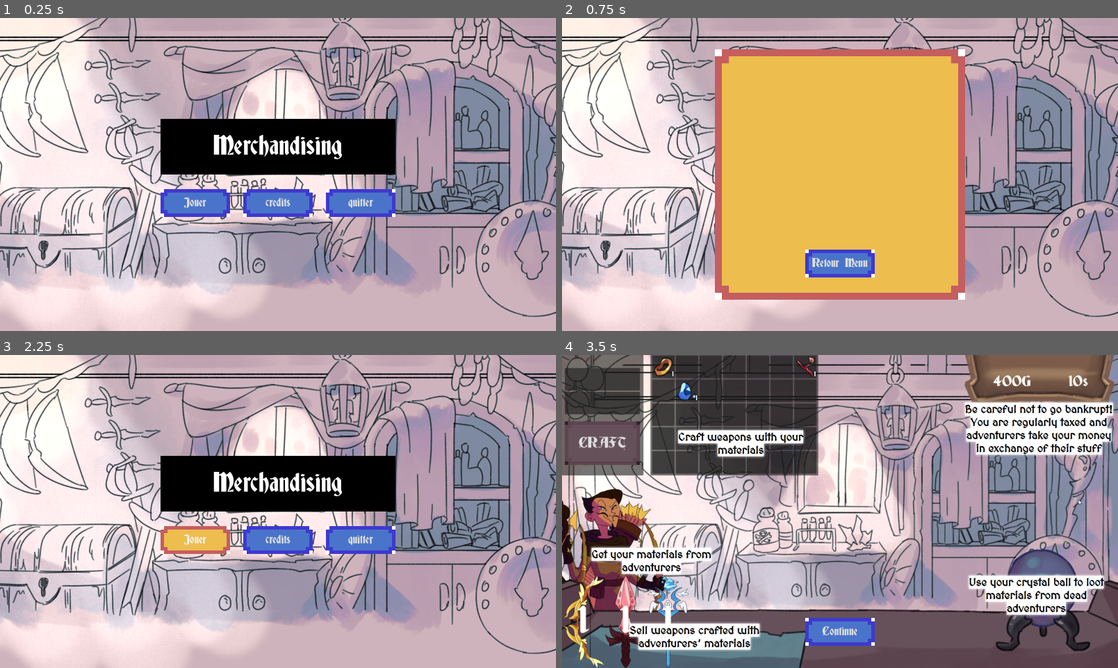
Above: before the commit, frames 1-4 (two rows, left to right).
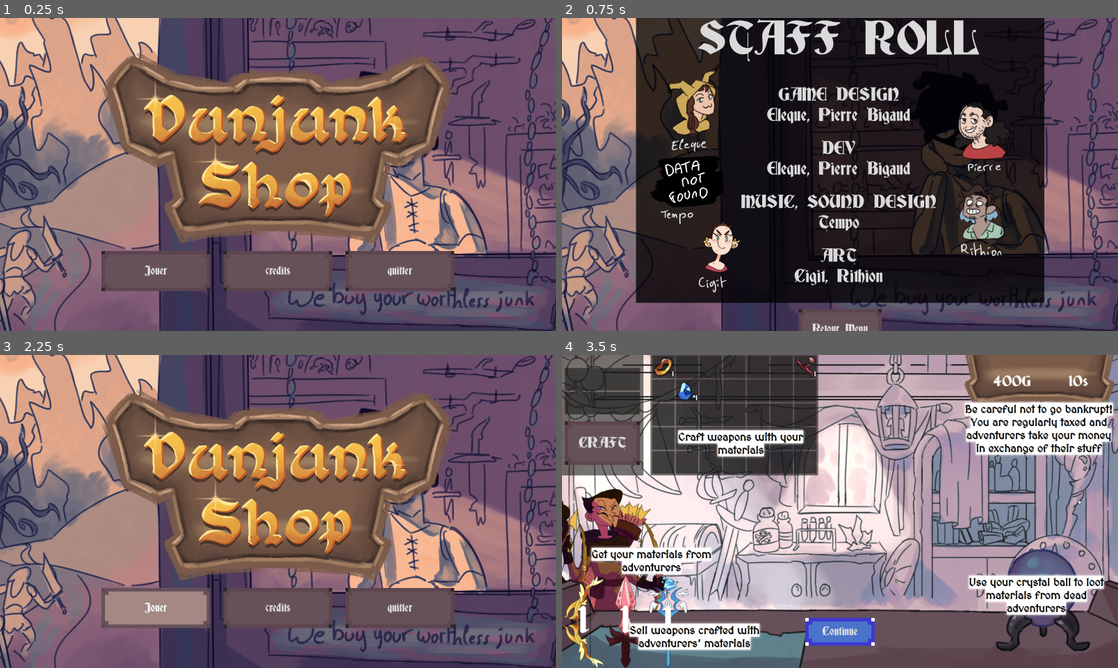
Above: after the commit, the same moments.

Repository: electron35/GMTK_Jam_Dunjunk_shop
Game: Godot game, scene res://GMTK_Jam/menuScene.tscn
Two runs of this game, one before a commit and one after it. Both use one fixed random seed, a clock stepped at 60 frames per second and the inputs below. The engine's default icon, where the game draws it, is replaced by a stand-in: a white triangle on a blue panel in a dark square. Sound files missing from this copy of the repository are replaced by a short silence.
Inputs:
- Up to frame 1 (0.25 s): no input
- Up to frame 2 (0.75 s): click "credits" at 0.5 s
- Up to frame 3 (2.25 s): click "Retour Menu" at 1.25 s; click "Jouer" at 2 s
- Up to frame 4 (3.5 s): click "Jouer" at 2.75 s

The runs differ from the first frame. In frame 1, 99% of the frame differs, in the area x 0-100%, y 0-100%; in frame 2, 99%; in frame 3, 99%; in frame 4, nothing differs.

Commit message:
Credit Screen menu

Diff:
--- a/GMTK_Jam/UIElement/MoneyUI.tscn
+++ b/GMTK_Jam/UIElement/MoneyUI.tscn
@@ -1,10 +1,11 @@
-[gd_scene load_steps=10 format=3 uid="uid://bopog6a2boi5e"]
+[gd_scene load_steps=11 format=3 uid="uid://bopog6a2boi5e"]
 
 [ext_resource type="Script" path="res://GMTK_Jam/script/MoneyUI.gd" id="1_1ttm1"]
 [ext_resource type="Texture2D" uid="uid://daqox84tm35od" path="res://GMTK_Jam/Resources/UIElement/fond.png" id="1_ja0oq"]
 [ext_resource type="Theme" uid="uid://b23gfgab88oos" path="res://GMTK_Jam/Resources/themegame/theme.tres" id="2_v647e"]
 [ext_resource type="Texture2D" uid="uid://d3uus0lm0yypq" path="res://GMTK_Jam/Resources/UIElement/COIN.png" id="3_xrhx3"]
 [ext_resource type="Texture2D" uid="uid://s8e7b0r0bv62" path="res://GMTK_Jam/Resources/UIElement/bad.png" id="4_b7gs3"]
+[ext_resource type="AudioStream" uid="uid://csjptxkftgmut" path="res://GMTK_Jam/Resources/Sound/Sfx/PLAYER_INVDOWN.wav" id="6_f338w"]
 
 [sub_resource type="Animation" id="Animation_tvhxt"]
 resource_name = "disappear"
@@ -201,4 +202,7 @@
 wait_time = 5.0
 autostart = true
 
+[node name="AudioStreamPlayer" type="AudioStreamPlayer" parent="."]
+stream = ExtResource("6_f338w")
+
 [connection signal="timeout" from="SplitBox/Timer/Time" to="." method="_on_time_timeout"]
--- a/GMTK_Jam/menuScene.tscn
+++ b/GMTK_Jam/menuScene.tscn
@@ -1,10 +1,12 @@
-[gd_scene load_steps=10 format=3 uid="uid://b3h11upyg5g0h"]
+[gd_scene load_steps=12 format=3 uid="uid://b3h11upyg5g0h"]
 
 [ext_resource type="Script" path="res://GMTK_Jam/script/menuScene.gd" id="1_jbbfw"]
 [ext_resource type="Theme" uid="uid://b23gfgab88oos" path="res://GMTK_Jam/Resources/themegame/theme.tres" id="2_adlbs"]
-[ext_resource type="Texture2D" uid="uid://dwbyenow560p7" path="res://GMTK_Jam/Resources/UIElement/BG.png" id="2_t42gv"]
-[ext_resource type="Texture2D" uid="uid://cdecrit5rdidm" path="res://GMTK_Jam/Resources/sprite/Button/ButtonYellow.png" id="4_a5lwj"]
+[ext_resource type="Texture2D" uid="uid://dfs61avc3h0ol" path="res://GMTK_Jam/Resources/UIElement/TITLE_SCREEN.png" id="2_b8p6s"]
+[ext_resource type="Texture2D" uid="uid://dfymtj6havkom" path="res://GMTK_Jam/Resources/UIElement/LOGO.png" id="3_v61yf"]
+[ext_resource type="Theme" uid="uid://cqqhu72pwahb1" path="res://GMTK_Jam/Resources/themegame/inventaire.tres" id="4_w1i3b"]
 [ext_resource type="AudioStream" uid="uid://b0k86575n3m16" path="res://GMTK_Jam/Resources/Sound/Music/Title.wav" id="5_qmljc"]
+[ext_resource type="Texture2D" uid="uid://4kq3y3y1xkdl" path="res://GMTK_Jam/Resources/UIElement/CREDITS.png" id="5_rrd1o"]
 [ext_resource type="AudioStream" uid="uid://xiiv1lhtkcav" path="res://GMTK_Jam/Resources/Sound/Sfx/ROGUE_HELLO.wav" id="6_71m5i"]
 [ext_resource type="AudioStream" uid="uid://dn424aycka1cy" path="res://GMTK_Jam/Resources/Sound/Sfx/MAGE_GOOD.wav" id="7_pikap"]
 [ext_resource type="AudioStream" uid="uid://dghtj2i3gsexf" path="res://GMTK_Jam/Resources/Sound/Sfx/FIGHTER_BAD.wav" id="7_pp50o"]
@@ -24,94 +26,74 @@
 [node name="TextureRect" type="TextureRect" parent="."]
 custom_minimum_size = Vector2(1600, 900)
 layout_mode = 2
-texture = ExtResource("2_t42gv")
+texture = ExtResource("2_b8p6s")
 
-[node name="VBoxContainer2" type="VBoxContainer" parent="."]
+[node name="MenuGame" type="VBoxContainer" parent="."]
 custom_minimum_size = Vector2(0, 320)
 layout_mode = 2
 
-[node name="TextureRect" type="ColorRect" parent="VBoxContainer2"]
+[node name="TextureRect" type="TextureRect" parent="MenuGame"]
 custom_minimum_size = Vector2(540, 160)
 layout_mode = 2
-color = Color(0, 0, 0, 1)
+texture = ExtResource("3_v61yf")
 
-[node name="Label" type="Label" parent="VBoxContainer2/TextureRect"]
-layout_mode = 1
-anchors_preset = 15
-anchor_right = 1.0
-anchor_bottom = 1.0
-grow_horizontal = 2
-grow_vertical = 2
-theme = ExtResource("2_adlbs")
-theme_override_font_sizes/font_size = 72
-text = "Merchandising"
-horizontal_alignment = 1
-vertical_alignment = 1
-
-[node name="MarginContainer" type="MarginContainer" parent="VBoxContainer2"]
+[node name="MarginContainer" type="MarginContainer" parent="MenuGame"]
 layout_mode = 2
 size_flags_vertical = 6
 size_flags_stretch_ratio = 0.0
 
-[node name="VBoxContainer" type="HBoxContainer" parent="VBoxContainer2/MarginContainer"]
+[node name="VBoxContainer" type="HBoxContainer" parent="MenuGame/MarginContainer"]
 custom_minimum_size = Vector2(640, 150)
 layout_mode = 2
 size_flags_vertical = 4
 size_flags_stretch_ratio = 0.0
 alignment = 1
 
-[node name="Jouer" type="Button" parent="VBoxContainer2/MarginContainer/VBoxContainer"]
+[node name="Jouer" type="Button" parent="MenuGame/MarginContainer/VBoxContainer"]
 unique_name_in_owner = true
 custom_minimum_size = Vector2(200, 80)
 layout_mode = 2
 size_flags_horizontal = 3
 size_flags_vertical = 4
 focus_mode = 0
-theme = ExtResource("2_adlbs")
+theme = ExtResource("4_w1i3b")
 theme_override_font_sizes/font_size = 32
 text = "Jouer"
 
-[node name="border3" type="Container" parent="VBoxContainer2/MarginContainer/VBoxContainer"]
+[node name="border3" type="Container" parent="MenuGame/MarginContainer/VBoxContainer"]
 custom_minimum_size = Vector2(30, 0)
 layout_mode = 2
 
-[node name="Credits" type="Button" parent="VBoxContainer2/MarginContainer/VBoxContainer"]
+[node name="Credits" type="Button" parent="MenuGame/MarginContainer/VBoxContainer"]
 unique_name_in_owner = true
 custom_minimum_size = Vector2(200, 80)
 layout_mode = 2
 size_flags_horizontal = 3
 size_flags_vertical = 4
 focus_mode = 0
-theme = ExtResource("2_adlbs")
+theme = ExtResource("4_w1i3b")
 theme_override_font_sizes/font_size = 32
 text = "credits"
 
-[node name="border2" type="Container" parent="VBoxContainer2/MarginContainer/VBoxContainer"]
+[node name="border2" type="Container" parent="MenuGame/MarginContainer/VBoxContainer"]
 custom_minimum_size = Vector2(30, 0)
 layout_mode = 2
 
-[node name="Quitter" type="Button" parent="VBoxContainer2/MarginContainer/VBoxContainer"]
+[node name="Quitter" type="Button" parent="MenuGame/MarginContainer/VBoxContainer"]
 unique_name_in_owner = true
 custom_minimum_size = Vector2(200, 80)
 layout_mode = 2
 size_flags_horizontal = 3
 size_flags_vertical = 4
 focus_mode = 0
-theme = ExtResource("2_adlbs")
+theme = ExtResource("4_w1i3b")
 theme_override_font_sizes/font_size = 32
 text = "quitter"
 
-[node name="creditMap" type="NinePatchRect" parent="."]
+[node name="creditMap" type="Control" parent="."]
 visible = false
 custom_minimum_size = Vector2(720, 720)
 layout_mode = 2
-mouse_filter = 0
-texture = ExtResource("4_a5lwj")
-region_rect = Rect2(0, 0, 320, 320)
-patch_margin_left = 40
-patch_margin_top = 40
-patch_margin_right = 40
-patch_margin_bottom = 40
 
 [node name="VBoxContainer" type="VBoxContainer" parent="creditMap"]
 layout_mode = 1
@@ -122,6 +104,14 @@
 grow_vertical = 2
 alignment = 2
 
+[node name="TextureRect" type="TextureRect" parent="creditMap/VBoxContainer"]
+layout_mode = 2
+texture = ExtResource("5_rrd1o")
+
+[node name="border" type="Container" parent="creditMap/VBoxContainer"]
+custom_minimum_size = Vector2(0, 10)
+layout_mode = 2
+
 [node name="Retour" type="Button" parent="creditMap/VBoxContainer"]
 unique_name_in_owner = true
 custom_minimum_size = Vector2(200, 80)
@@ -129,13 +119,9 @@
 size_flags_horizontal = 4
 size_flags_vertical = 4
 focus_mode = 0
-theme = ExtResource("2_adlbs")
+theme = ExtResource("4_w1i3b")
 theme_override_font_sizes/font_size = 32
 text = "Retour Menu"
-
-[node name="border" type="Container" parent="creditMap/VBoxContainer"]
-custom_minimum_size = Vector2(0, 60)
-layout_mode = 2
 
 [node name="Musique" type="AudioStreamPlayer" parent="."]
 stream = ExtResource("5_qmljc")
@@ -151,6 +137,7 @@
 stream = ExtResource("7_pp50o")
 
 [node name="AudioListener2D" type="AudioListener2D" parent="."]
+current = true
 
 [node name="MarginContainer" type="MarginContainer" parent="."]
 visible = false
@@ -183,9 +170,9 @@
 custom_minimum_size = Vector2(0, 60)
 layout_mode = 2
 
-[connection signal="pressed" from="VBoxContainer2/MarginContainer/VBoxContainer/Jouer" to="." method="_on_jouer_pressed"]
-[connection signal="pressed" from="VBoxContainer2/MarginContainer/VBoxContainer/Credits" to="." method="_on_credits_pressed"]
-[connection signal="pressed" from="VBoxContainer2/MarginContainer/VBoxContainer/Quitter" to="." method="_on_quitter_pressed"]
+[connection signal="pressed" from="MenuGame/MarginContainer/VBoxContainer/Jouer" to="." method="_on_jouer_pressed"]
+[connection signal="pressed" from="MenuGame/MarginContainer/VBoxContainer/Credits" to="." method="_on_credits_pressed"]
+[connection signal="pressed" from="MenuGame/MarginContainer/VBoxContainer/Quitter" to="." method="_on_quitter_pressed"]
 [connection signal="pressed" from="creditMap/VBoxContainer/Retour" to="." method="_on_credits_pressed"]
 [connection signal="pressed" from="creditMap/VBoxContainer/Retour" to="." method="_on_retour_pressed"]
 [connection signal="pressed" from="MarginContainer/VBoxContainer/Continue" to="." method="_on_credits_pressed"]
--- a/GMTK_Jam/script/MoneyUI.gd
+++ b/GMTK_Jam/script/MoneyUI.gd
@@ -11,4 +11,5 @@
 
 func _on_time_timeout():
 	Main.pay_rent()
+	$AudioStreamPlayer.play()
 	$perteSous/AnimationPlayer.play("baddisappear")
--- a/GMTK_Jam/script/menuScene.gd
+++ b/GMTK_Jam/script/menuScene.gd
@@ -18,6 +18,7 @@
 func _on_credits_pressed():
 	$ButtonSoundRogue.play()
 	$creditMap.show()
+	$MenuGame.hide()
 	pass # Replace with function body.
 
 
@@ -31,6 +32,7 @@
 func _on_retour_pressed():
 	$ButtonSoundRogue.play()
 	$creditMap.hide()
+	$MenuGame.show()
 	pass # Replace with function body.
 
 
Not shown, added: GMTK_Jam/Resources/Sound/Sfx/PLAYER_INVDOWN.wav.import
Binary file added: GMTK_Jam/Resources/UIElement/CREDITS.png
Not shown, added: GMTK_Jam/Resources/UIElement/CREDITS.png.import
Binary file added: GMTK_Jam/Resources/UIElement/LOGO.png
Not shown, added: GMTK_Jam/Resources/UIElement/LOGO.png.import
Binary file added: GMTK_Jam/Resources/UIElement/TITLE_SCREEN.png
Not shown, added: GMTK_Jam/Resources/UIElement/TITLE_SCREEN.png.import
Not shown, added: GMTK_Jam/Resources/Sound/Sfx/PLAYER_INVDOWN.wav
